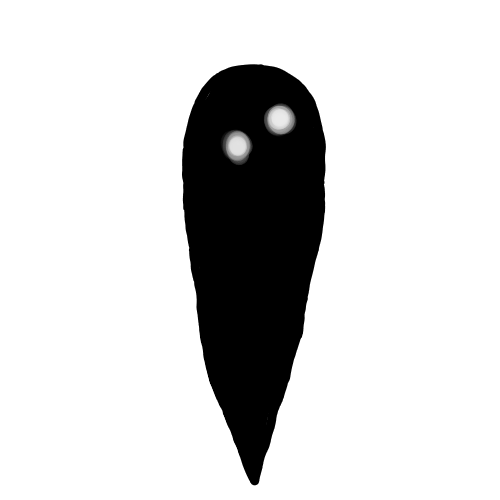
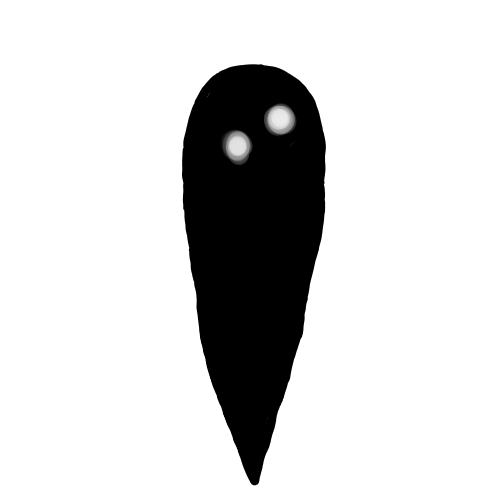
Comparing the layer stacks of the two (500, 500) images. Changes:
painted on "eyes" over [200, 141, 296, 414]
painted on "outline" over [200, 141, 296, 414]
